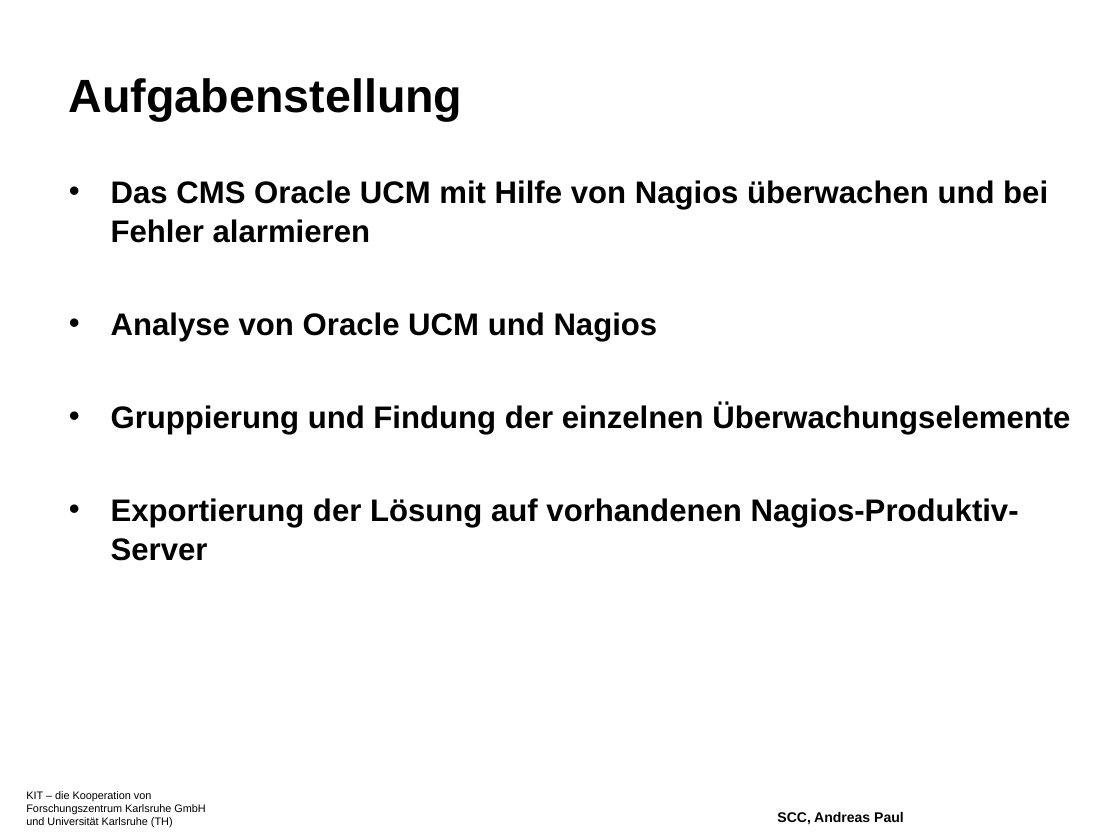
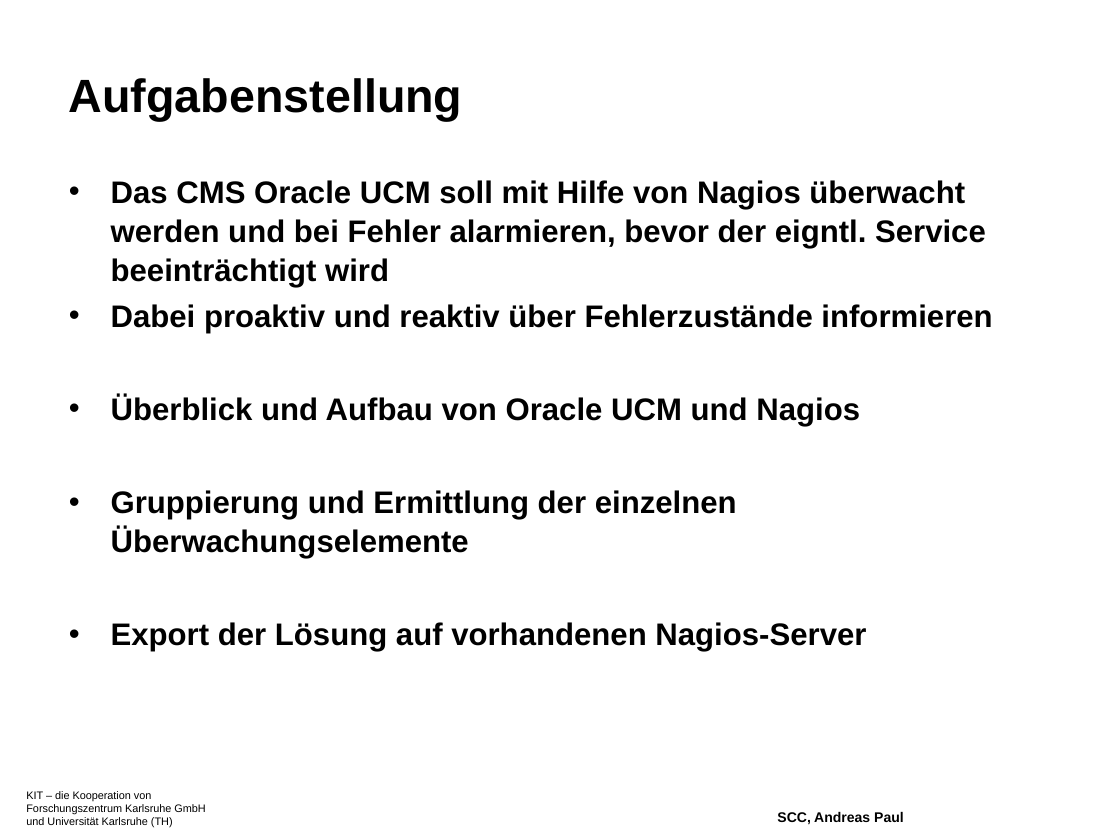
Before and after one commit to xorpaul/bachelorthesis-nagios, a slide deck: slide 3 of ppt/bachthesis-präsi-10-Aug-2009.odp (slide 2 before the commit). Drawn at 1120x840 pixels with LibreOffice and Linux fonts; fonts in the diff are those of the drawing; background and template pictures are left out. Boxes give left, top, right and bottom in pixels: in the first picture for what was removed or moved away, otherwise in the second. Text is boxed around its words. In the diff, an @@ line names an element or a change of style, - is before the commit and + after.

```diff
--- a/ppt/bachthesis-präsi-10-Aug-2009.odp
+++ b/ppt/bachthesis-präsi-10-Aug-2009.odp
@@ text at <box>111,180,992,652</box>: text changed @@
-• Das CMS Oracle UCM mit Hilfe von Nagios überwachen und bei Fehler alarmieren
-• Analyse von Oracle UCM und Nagios
-• Gruppierung und Findung der einzelnen Überwachungselemente
-• Exportierung der Lösung auf vorhandenen Nagios-Produktiv-Server
+• Das CMS Oracle UCM soll mit Hilfe von Nagios überwacht werden und bei Fehler alarmieren, bevor der eigntl. Service beeinträchtigt wird
+• Dabei proaktiv und reaktiv über Fehlerzustände informieren
+• Überblick und Aufbau von Oracle UCM und Nagios
+• Gruppierung und Ermittlung der einzelnen Überwachungselemente
+• Export der Lösung auf vorhandenen Nagios-Server
@@ page number at <box>672,504,1107,830</box>: text changed @@
-2
+3
```
Also in this commit, not shown: 3 other slides changed, 5 slides added, 15 other files.
